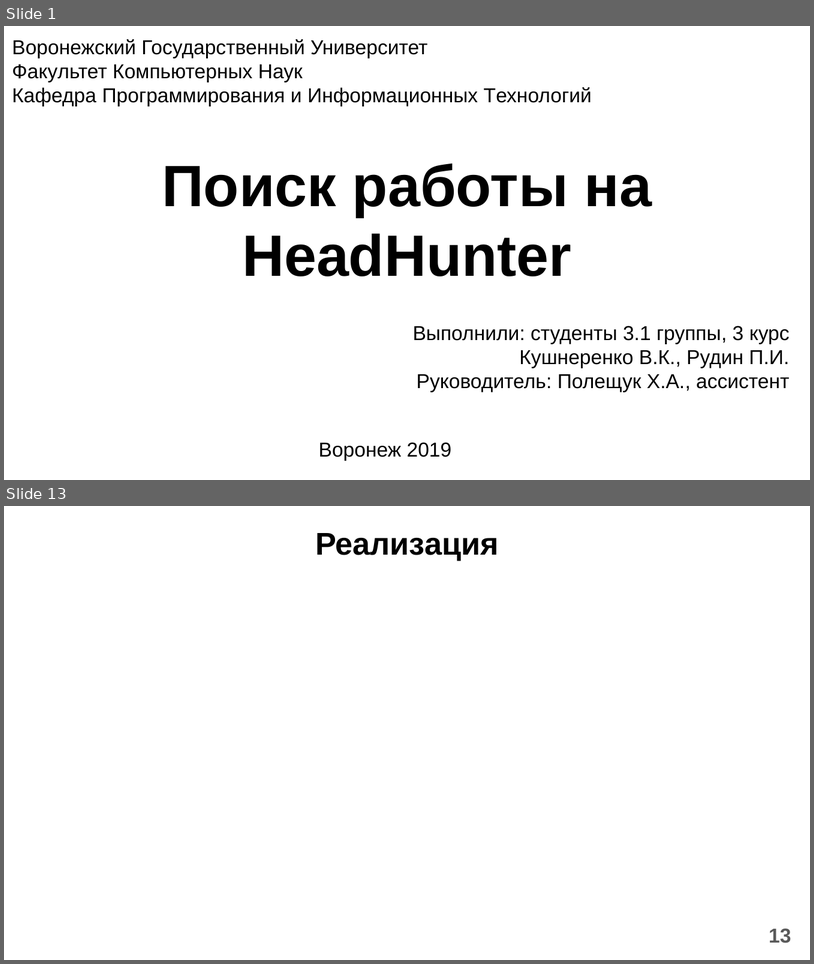
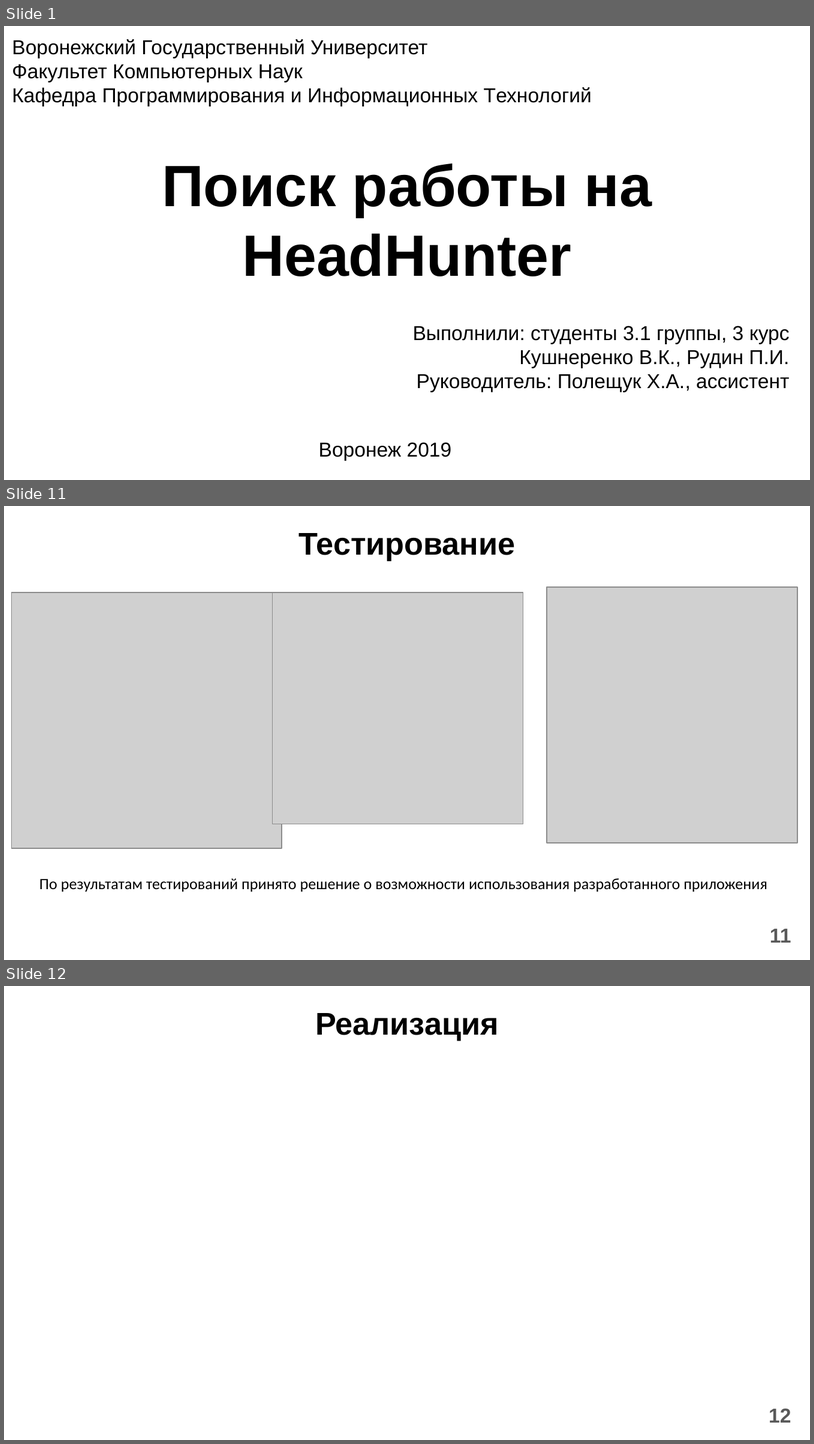
Before and after one commit to Vitya535/FindJobOnHH, a slide deck: Documents/Presentation.pptx. Shown one above the other, each under a label of ours: slides 1 and 13 before the commit, slides 1, 11 and 12 after it; the slides between them are not shown. The pictures are 814x964 and 814x1444 pixels, drawn with LibreOffice and Linux fonts; fonts in the diff are those of the drawing; grey boxes stand for pictures. Boxes give left, top, right and bottom in pixels: in the first picture for what was removed or moved away, otherwise in the second. Text is boxed around its words. In the diff, an @@ line names an element or a change of style, - is before the commit and + after.

```diff
--- a/Documents/Presentation.pptx
+++ b/Documents/Presentation.pptx
@@ slide 11 added at [4, 506, 810, 960], background #FFFFFF @@
@@ title added at [299, 533, 515, 561], 28 pt, text #000000, bold @@
+Тестирование
@@ picture added at [11, 592, 281, 848] @@
@@ picture added at [273, 592, 524, 824] @@
@@ picture added at [547, 586, 797, 842] @@
@@ text added at [39, 878, 768, 892], 14 pt, text #000000 @@
+По результатам тестирований принято решение о возможности использования разработанного приложения
@@ page number added at [770, 928, 791, 942], 18 pt, text #595959, bold @@
+11
@@ what was slide 13 is now slide 12 @@
@@ page number at [769, 1408, 791, 1422]: text changed @@
-13
+12
```
Also in this commit, not shown: 9 slides changed, 1 other slide added, 3 slides removed.
